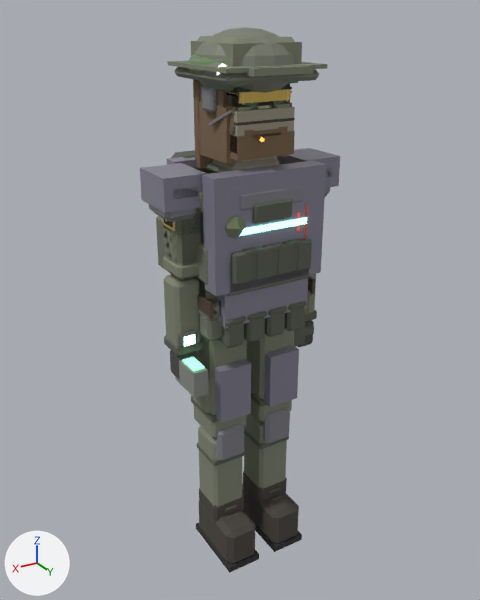
The glTF model assets/models/merc.glb: old version first, new version second.
One viewpoint serves both versions: a 50 mm camera at (1.099, 1.808, 1.91) aimed at (-0.023, -0.063, 0.975). Lighting does not change. The marker at lower left points along +X, +Y and +Z. The older version comes first.

The scene before the commit, as lines of its bpy script (objects in view):
```python
me_gear_vest = bpy.data.meshes.new('Gear_Vest')
me_gear_vest.from_pydata(...)  # 184 vertices, 328 faces; spans x -0.315..0.315, y -0.155..0.17, z 1.12..1.47
# faces by material slot: [276, 12, 12, 28]
me_gear_vest.materials.append(mat_armorplate)  # grey #818189
me_gear_vest.materials.append(mat_idlight)  # cyan #c4f9ff, glowing cyan #c4f9ff
me_gear_vest.materials.append(mat_idred)  # red #e15045, glowing red #b33e35
me_gear_vest.materials.append(mat_gearmetal)  # grey #7c7e81
me_look_kneepads = bpy.data.meshes.new('Look_KneePads')
me_look_kneepads.from_pydata(...)  # 96 vertices, 176 faces; spans x -0.165..0.165, y -0.07..0.093, z 0.407..0.565
# faces by material slot: [88, 88]
me_look_kneepads.materials.append(mat_armorplate)  # grey #818189
me_look_kneepads.materials.append(mat_webbing)  # dark grey #5d6155
me_look_neckmask = bpy.data.meshes.new('Look_NeckMask')
me_look_neckmask.from_pydata(...)  # 40 vertices, 68 faces; spans x -0.101..0.101, y -0.07..0.127, z 1.45..1.655
# faces by material slot: [56, 12]
me_look_neckmask.materials.append(mat_scarf)  # grey #a29b89
me_look_neckmask.materials.append(mat_scarfline)  # dark grey #45453f
ob_gear_vest = bpy.data.objects.new('Gear_Vest', me_gear_vest)
ob_gear_vest.location = (0.0, 0.0, 0.0)
ob_look_kneepads = bpy.data.objects.new('Look_KneePads', me_look_kneepads)
ob_look_kneepads.location = (0.0, 0.0, 0.0)
ob_look_neckmask = bpy.data.objects.new('Look_NeckMask', me_look_neckmask)
ob_look_neckmask.location = (0.0, 0.0, 0.0)
# also in view: 'Look_HairLong' at (0.0, 0.003, 1.616); 'Gear_Helmet' at (0.0, 0.005, 1.704); 'Gear_Belt0' at (0.12, 0.128, 0.97); 'Gear_Cap' at (0.0, 0.046, 1.796); 'Look_BeardFull' at (0.0, 0.05, 1.59)
```
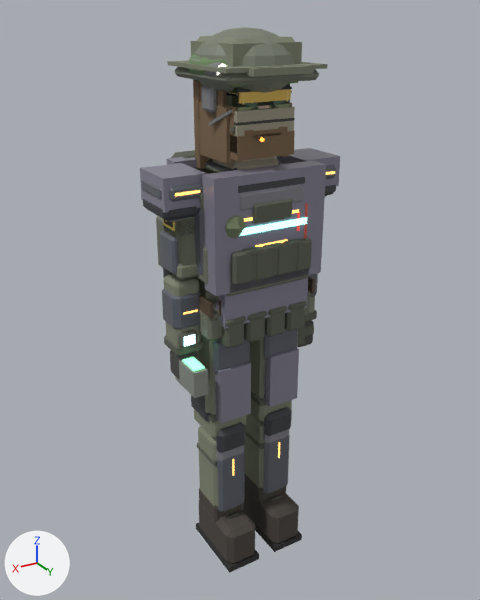
Boxes (x1, y1, x2, y2) around the edits, measured in the pictures (480 x 600 px):
'Gear_Suit', added: after (141, 159, 336, 512)
    faces in mat_suitalloy (dark grey #5f636c): (141, 162, 336, 512)
    faces in mat_suittrim (dark grey #3c3e42): (143, 159, 336, 453)
    faces in mat_suitglow (orange #ffc46c, glowing orange #ffc46c): (175, 171, 335, 476)
'Look_KneePads', unchanged, covered by the edit: before (197, 408, 290, 466); after (197, 429, 289, 466)
'Look_TopRolled', unchanged, covered by the edit: before (163, 162, 232, 300); after (164, 218, 198, 279)

The change in detail:
Material 'SuitGlow' (mat_suitglow) is new.
Its base color is (1.0, 0.55, 0.15) (orange #ffc46c).
Its roughness is 0.9.
Its emission color is (1.0, 0.55, 0.15) (orange #ffc46c).
Its emission strength is 1.6.
Material 'SuitTrim' (mat_suittrim) is new.
Its base color is (0.045, 0.048, 0.055) (dark grey #3c3e42).
Material 'SuitAlloy' (mat_suitalloy) is new.
Its base color is (0.115, 0.125, 0.15) (dark grey #5f636c).
Its roughness is 0.32.
Mesh me_gear_suit is new.
It has 776 vertices, 1396 faces and spans x -0.325..0.325, y -0.177..0.167, z 0.205..1.485.
Faces by material slot: [760, 528, 108].
It uses material mat_suitalloy (dark grey #5f636c).
It uses material mat_suittrim (dark grey #3c3e42).
It uses material mat_suitglow (orange #ffc46c, glowing orange #ffc46c).
Object 'Gear_Suit' (ob_gear_suit) is new; it shows me_gear_suit.
Its location is (0.0, 0.0, 0.0).
